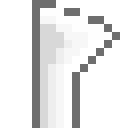
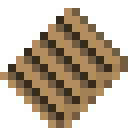
Comparing the layer stacks of the two 128×128 images. Changes:
added layer "Wooden Band" above "Rubber Band" over bbox(0, 8, 128, 128)
hid "Redirector" over bbox(32, 0, 120, 128)
